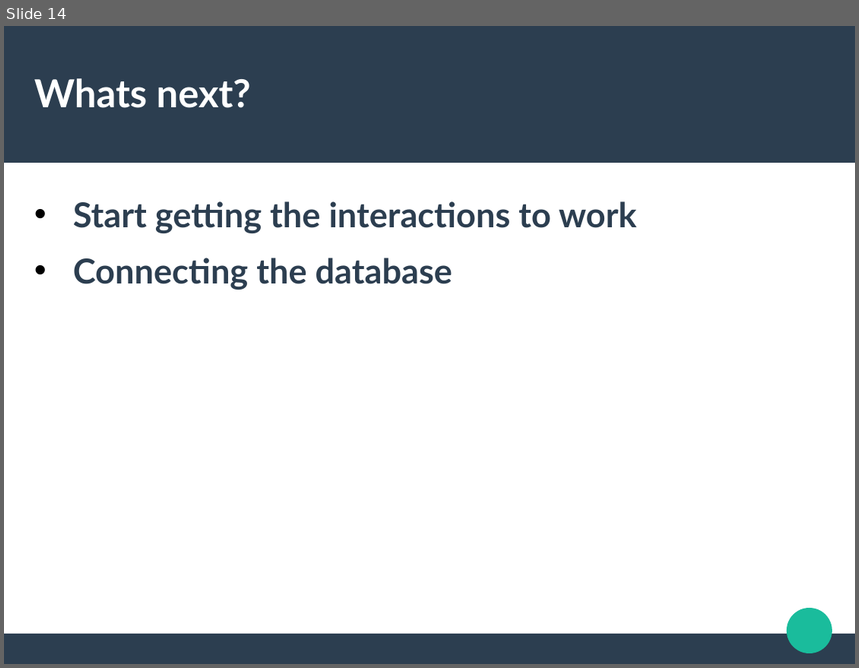
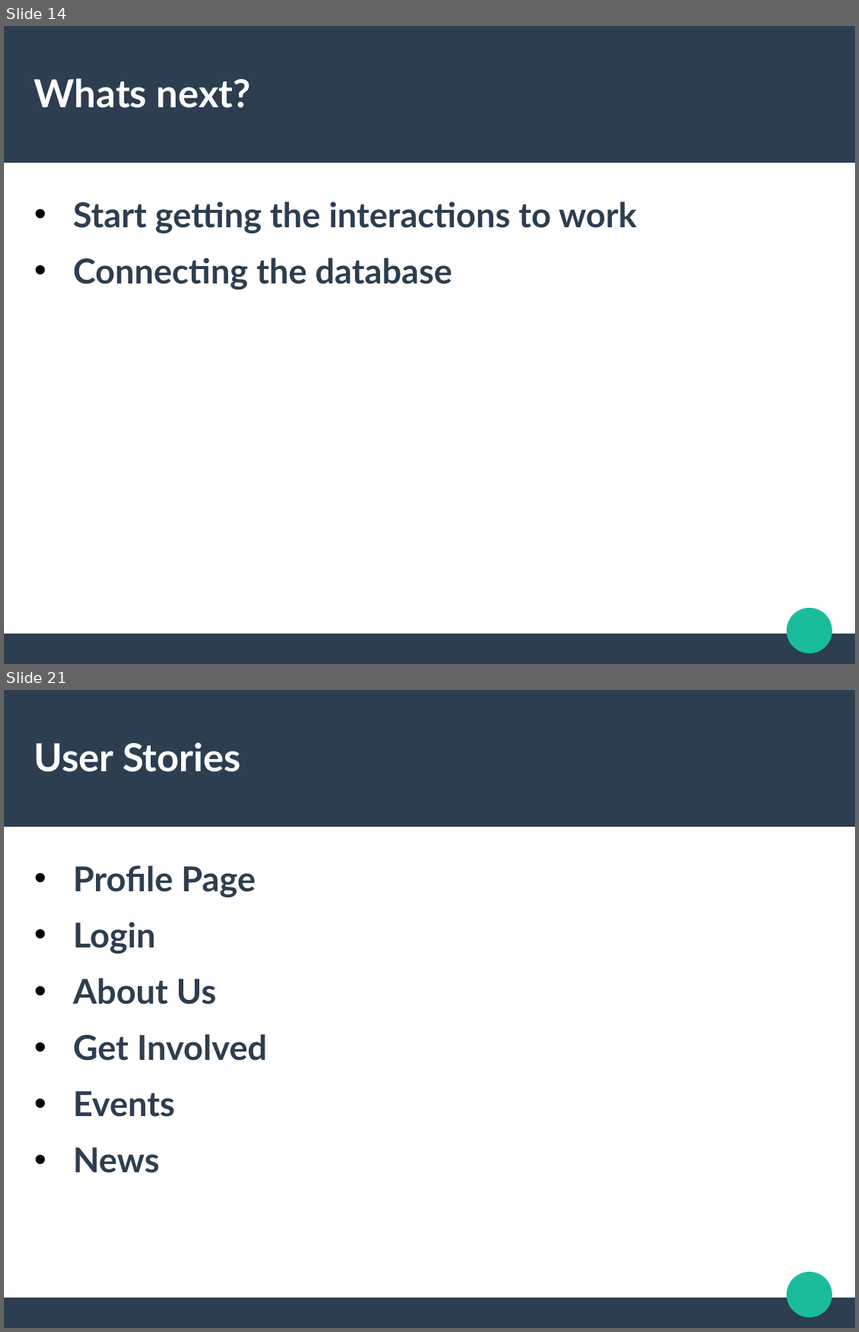
Before and after one commit to GGC-SD/SustainabilityWebsite, a slide deck: Fall2020HTMLDemo/UI.odp. Shown one above the other, each under a label of ours: slide 14 before the commit, slides 14 and 21 after it; the slides between them are not shown. The pictures are 859x668 and 859x1332 pixels, drawn with LibreOffice and Linux fonts; fonts in the diff are those of the drawing. Boxes give left, top, right and bottom in pixels: in the first picture for what was removed or moved away, otherwise in the second. Text is boxed around its words. In the diff, an @@ line names an element or a change of style, - is before the commit and + after.

```diff
--- a/Fall2020HTMLDemo/UI.odp
+++ b/Fall2020HTMLDemo/UI.odp
@@ slide 21 added at <box>4,690,855,1328</box>, background #FFFFFF; not listed: 3 template elements that a slide beside it also shows @@
@@ title added at <box>34,742,241,772</box>, 36 pt, text #FFFFFF, bold @@
+User Stories
@@ text added at <box>73,866,267,1173</box>, 32 pt, text #2C3E50, bold @@
+• Profile Page
+• Login
+• About Us
+• Get Involved
+• Events
+• News
```
Also in this commit, not shown: 10 other slides added.
